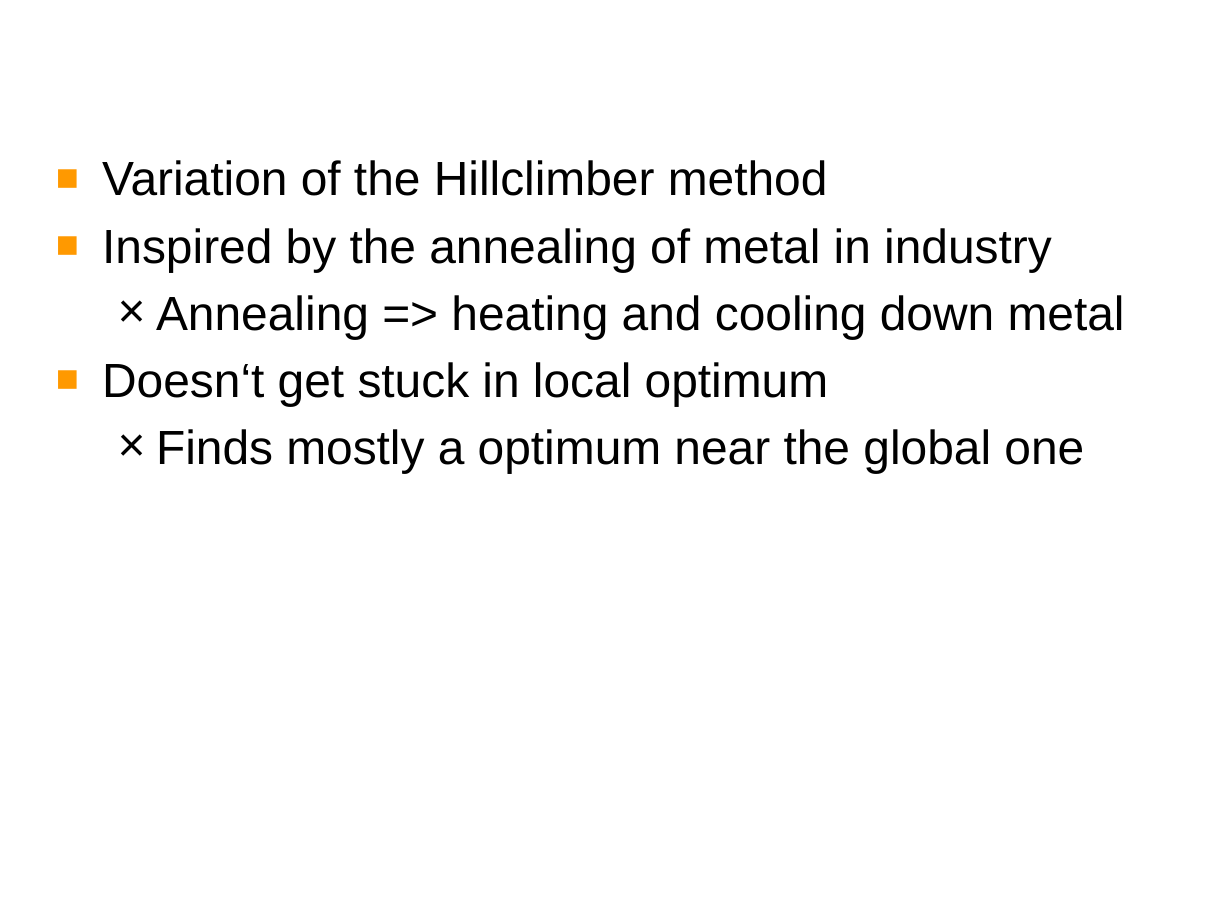
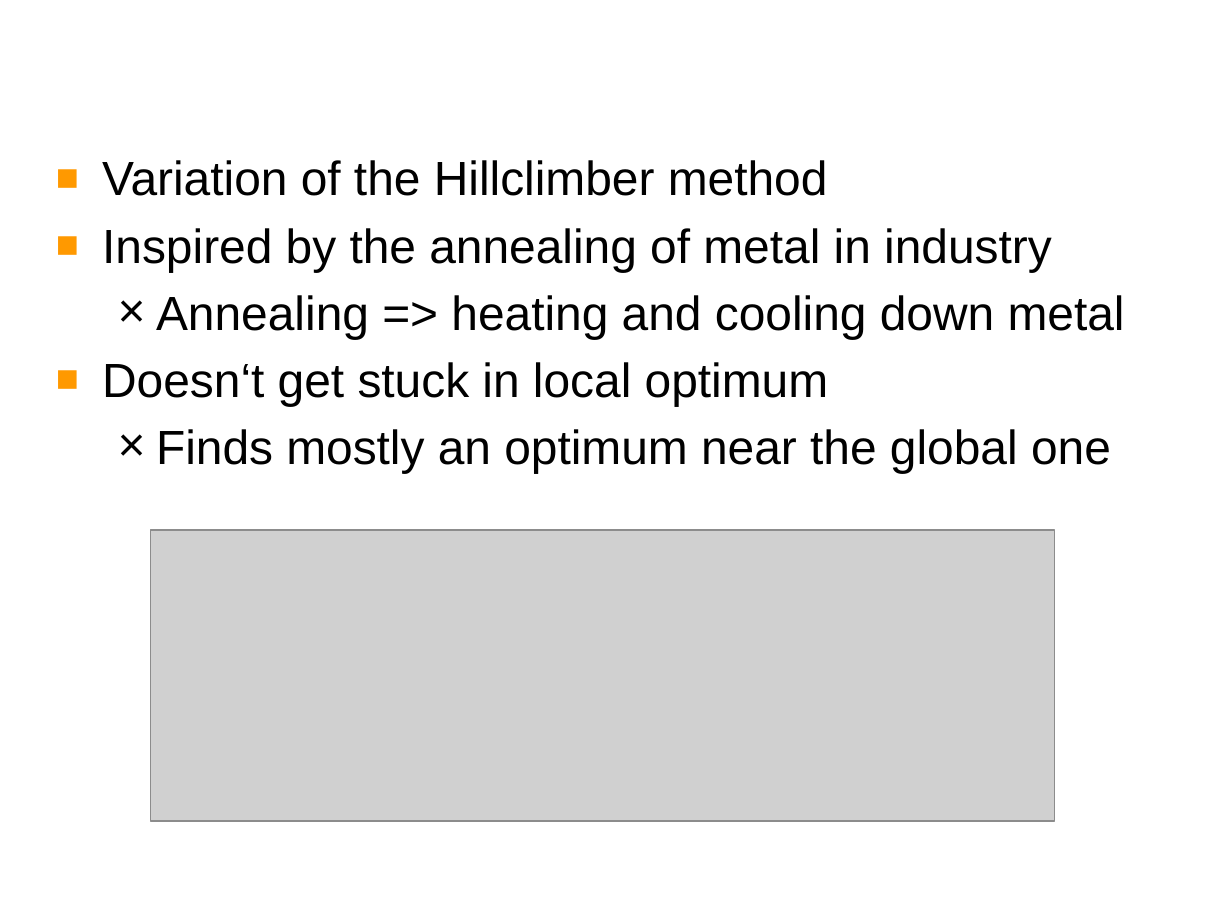
Before and after one commit to Daniel-Schembri/neural_networks, a slide deck: slide 14 of doc/documentation_graphic/files/presentation/presentation.pptx (slide 12 before the commit). Drawn at 1232x924 pixels with LibreOffice and Linux fonts; fonts in the diff are those of the drawing; grey boxes stand for pictures; background and template pictures are left out. Boxes give left, top, right and bottom in pixels: in the first picture for what was removed or moved away, otherwise in the second. Text is boxed around its words. In the diff, an @@ line names an element or a change of style, - is before the commit and + after.

```diff
--- a/doc/documentation_graphic/files/presentation/presentation.pptx
+++ b/doc/documentation_graphic/files/presentation/presentation.pptx
@@ text at <box>156,429,1111,473</box>: text changed @@
-  × Finds mostly a optimum near the global one
+  × Finds mostly an optimum near the global one
@@ picture added at <box>150,530,1055,821</box> @@
```
Also in this commit, not shown: 7 other slides changed, 5 slides added, 2 other files.
